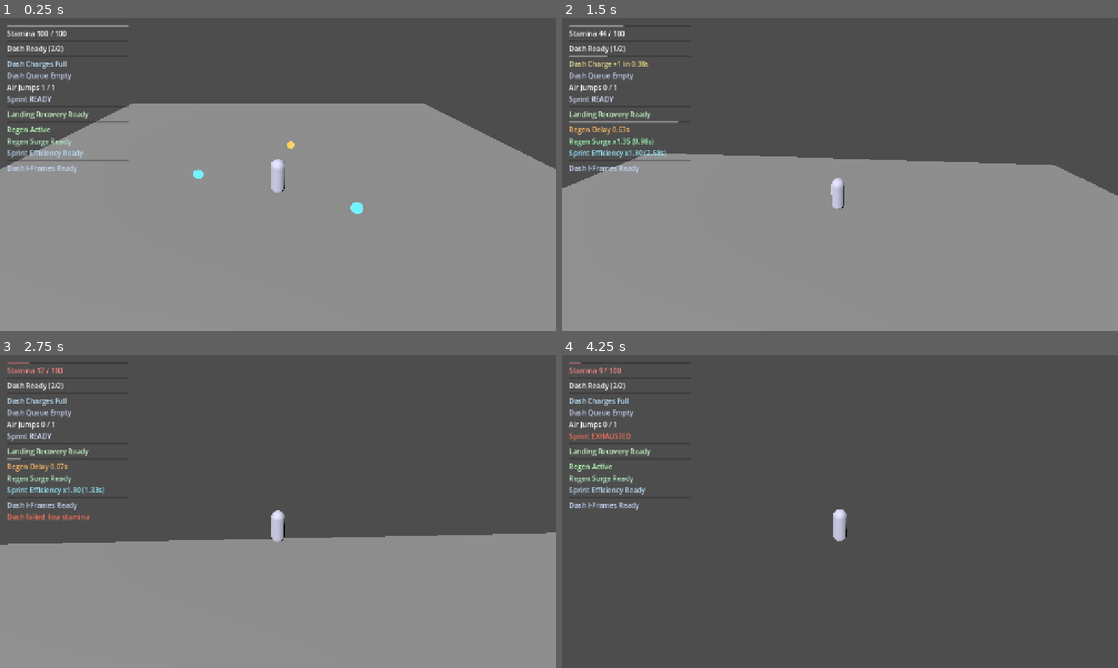
Above: before the commit, frames 1-4 (two rows, left to right).
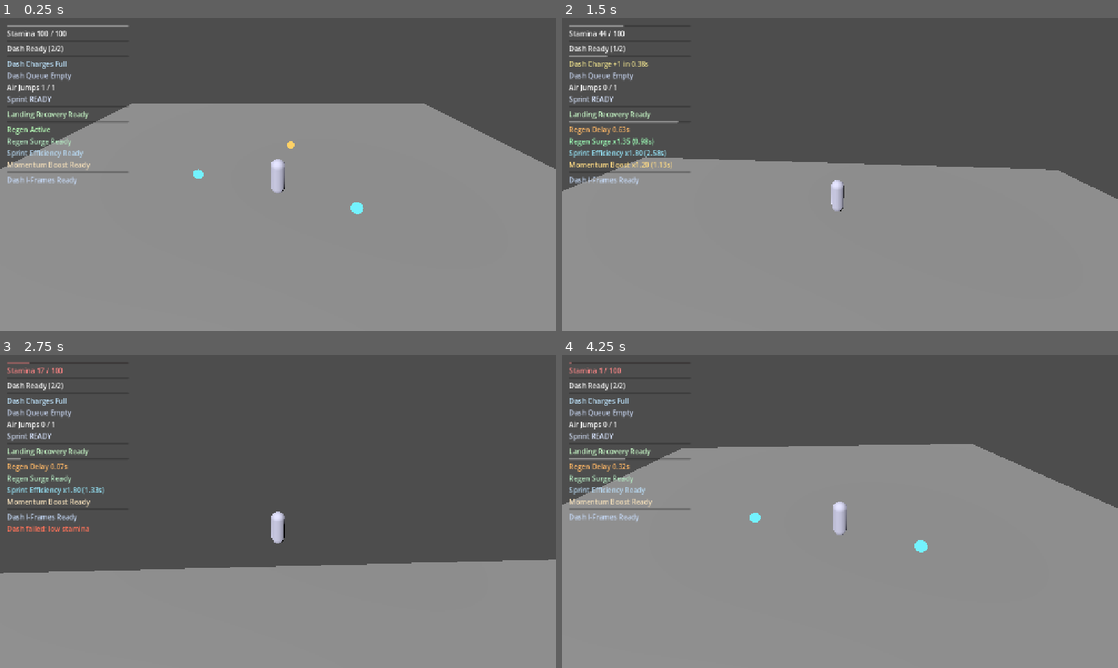
Above: after the commit, the same moments.

Repository: thegoatleroyjenkins/arpg-game
Game: Godot game, scene res://prototype3d/main_3d.tscn
Two runs of this game, one before a commit and one after it. Both use one fixed random seed, a clock stepped at 60 frames per second and the inputs below. This scene is started directly instead of the project's main scene.
Inputs (mouse positions are in pixels of both pictures, inside the frame that each line leads up to):
- Up to frame 1 (0.25 s): no input
- Up to frame 2 (1.5 s): tap Enter (ui_accept) at 0.5 s; move the mouse to (867, 174) at 0.52 s; hold Shift (sprint) 0.53-1.28 s; hold W (move_up) from 0.53 s (still down); tap Q (dash) at 0.6 s; tap Space (jump) at 0.77, 1.07 s; move the mouse to (812, 174) at 1.27 s; tap Shift (sprint) at 1.35 s
- Up to frame 3 (2.75 s): keep holding W (move_up); tap Space (jump) at 1.52, 1.55, 1.82, 2.1 s; move the mouse to (289, 505) at 2.02 s; tap Q (dash) at 2.3 s
- Up to frame 4 (4.25 s): keep holding W (move_up); move the mouse to (834, 517) at 2.77 s; click (834, 517) at 2.85 s; tap Space (jump) at 3.02, 3.32, 3.77, 3.8, 4.07 s; tap Shift (sprint) at 3.05 s; move the mouse to (878, 514) at 3.52 s; tap R (camera_recenter) at 3.6 s

The runs differ from the first frame. In frame 1, 0.6% of the frame differs, in the area x 1-23%, y 45-54%; in frame 2, 1.9%; in frame 3, 9.5%; in frame 4, 66%, in the area x 0-100%, y 2-100%.

Commit message:
Add data-driven stamina orb momentum boost for 3D prototype

Diff:
--- a/prototype3d/main_3d.tscn
+++ b/prototype3d/main_3d.tscn
@@ -176,6 +176,10 @@
 layout_mode = 2
 text = "Sprint Efficiency Ready"
 
+[node name="MoveSpeedBoostLabel" type="Label" parent="StaminaHud/MarginContainer/VBoxContainer"]
+layout_mode = 2
+text = "Momentum Boost Ready"
+
 [node name="DashInvulnerabilityBar" type="ProgressBar" parent="StaminaHud/MarginContainer/VBoxContainer"]
 layout_mode = 2
 max_value = 0.12
--- a/prototype3d/player_3d.gd
+++ b/prototype3d/player_3d.gd
@@ -22,6 +22,7 @@
 signal dash_invulnerability_changed(remaining: float, max_value: float)
 signal stamina_regen_boost_changed(remaining: float, max_value: float, multiplier: float)
 signal sprint_efficiency_boost_changed(remaining: float, max_value: float, multiplier: float)
+signal move_speed_boost_changed(remaining: float, max_value: float, multiplier: float)
 
 var look_target: Vector3
 var respawn_position: Vector3
@@ -53,6 +54,9 @@
 var sprint_efficiency_boost_left: float = 0.0
 var sprint_efficiency_boost_max: float = 0.0
 var sprint_efficiency_boost_multiplier: float = 1.0
+var move_speed_boost_left: float = 0.0
+var move_speed_boost_max: float = 0.0
+var move_speed_boost_multiplier: float = 1.0
 var dash_trail_spawn_left: float = 0.0
 var sprinting_now: bool = false
 var camera_orbit_yaw: float = 0.0
@@ -88,6 +92,7 @@
 	_emit_dash_invulnerability_changed()
 	_emit_stamina_regen_boost_changed()
 	_emit_sprint_efficiency_boost_changed()
+	_emit_move_speed_boost_changed()
 	Input.set_mouse_mode(Input.MOUSE_MODE_CAPTURED)
 
 func _unhandled_input(event: InputEvent) -> void:
@@ -127,6 +132,12 @@
 			sprint_efficiency_boost_multiplier = 1.0
 			sprint_efficiency_boost_max = 0.0
 		_emit_sprint_efficiency_boost_changed()
+	if move_speed_boost_left > 0.0:
+		move_speed_boost_left = max(0.0, move_speed_boost_left - delta)
+		if move_speed_boost_left <= 0.0:
+			move_speed_boost_multiplier = 1.0
+			move_speed_boost_max = 0.0
+		_emit_move_speed_boost_changed()
 	_update_dash_invulnerability_visual(delta)
 
 	_handle_fall_reset_if_needed()
@@ -278,7 +289,8 @@
 		if low_stamina_threshold > 0.0 and stamina_ratio < low_stamina_threshold and not is_sprinting:
 			var fatigue_t: float = (low_stamina_threshold - stamina_ratio) / low_stamina_threshold
 			low_stamina_move_multiplier = lerpf(1.0, low_stamina_min_multiplier, clamp(fatigue_t, 0.0, 1.0))
-		var speed := tuning.move_speed * sprint_multiplier * low_stamina_move_multiplier
+		var move_speed_multiplier: float = move_speed_boost_multiplier if move_speed_boost_left > 0.0 else 1.0
+		var speed := tuning.move_speed * sprint_multiplier * low_stamina_move_multiplier * move_speed_multiplier
 		var target_velocity := move_dir * speed
 		var control_scale := 1.0 if is_on_floor() else tuning.air_control
 		var accel := tuning.ground_acceleration * control_scale
@@ -839,6 +851,18 @@
 	_emit_sprint_efficiency_boost_changed()
 	return max(0.0, sprint_efficiency_boost_left - previous_remaining)
 
+func apply_move_speed_boost(duration: float, multiplier: float) -> float:
+	var clamped_duration: float = max(0.0, duration)
+	var clamped_multiplier: float = max(1.0, multiplier)
+	if clamped_duration <= 0.0 or clamped_multiplier <= 1.0:
+		return 0.0
+	var previous_remaining: float = move_speed_boost_left
+	move_speed_boost_left = max(move_speed_boost_left, clamped_duration)
+	move_speed_boost_max = max(move_speed_boost_max, move_speed_boost_left)
+	move_speed_boost_multiplier = max(move_speed_boost_multiplier, clamped_multiplier)
+	_emit_move_speed_boost_changed()
+	return max(0.0, move_speed_boost_left - previous_remaining)
+
 func restore_air_jumps(count: int) -> int:
 	var grant_count: int = max(0, count)
 	if grant_count <= 0:
@@ -928,3 +952,6 @@
 
 func _emit_sprint_efficiency_boost_changed() -> void:
 	sprint_efficiency_boost_changed.emit(sprint_efficiency_boost_left, max(0.01, sprint_efficiency_boost_max), max(1.0, sprint_efficiency_boost_multiplier))
+
+func _emit_move_speed_boost_changed() -> void:
+	move_speed_boost_changed.emit(move_speed_boost_left, max(0.01, move_speed_boost_max), max(1.0, move_speed_boost_multiplier))
--- a/prototype3d/stamina_hud_3d.gd
+++ b/prototype3d/stamina_hud_3d.gd
@@ -17,6 +17,7 @@
 @onready var stamina_regen_delay_label: Label = $MarginContainer/VBoxContainer/StaminaRegenDelayLabel
 @onready var stamina_regen_boost_label: Label = $MarginContainer/VBoxContainer/StaminaRegenBoostLabel
 @onready var sprint_efficiency_boost_label: Label = $MarginContainer/VBoxContainer/SprintEfficiencyBoostLabel
+@onready var move_speed_boost_label: Label = get_node_or_null("MarginContainer/VBoxContainer/MoveSpeedBoostLabel") as Label
 @onready var dash_invulnerability_bar: ProgressBar = $MarginContainer/VBoxContainer/DashInvulnerabilityBar
 @onready var dash_invulnerability_label: Label = $MarginContainer/VBoxContainer/DashInvulnerabilityLabel
 @onready var stamina_warning_label: Label = $MarginContainer/VBoxContainer/StaminaWarningLabel
@@ -74,6 +75,9 @@
 		return
 	if not player.has_signal("sprint_efficiency_boost_changed"):
 		push_warning("StaminaHud3D target does not expose sprint_efficiency_boost_changed signal")
+		return
+	if not player.has_signal("move_speed_boost_changed"):
+		push_warning("StaminaHud3D target does not expose move_speed_boost_changed signal")
 		return
 
 	player.stamina_changed.connect(_on_stamina_changed)
@@ -89,6 +93,7 @@
 	player.dash_invulnerability_changed.connect(_on_dash_invulnerability_changed)
 	player.stamina_regen_boost_changed.connect(_on_stamina_regen_boost_changed)
 	player.sprint_efficiency_boost_changed.connect(_on_sprint_efficiency_boost_changed)
+	player.move_speed_boost_changed.connect(_on_move_speed_boost_changed)
 	var current_stamina := float(player.get("stamina"))
 	var current_dash_cooldown := float(player.call("_next_dash_ready_remaining"))
 	var current_dash_charge_recharge := float(player.get("dash_charge_recharge_left"))
@@ -104,6 +109,9 @@
 	var current_sprint_efficiency_boost := float(player.get("sprint_efficiency_boost_left"))
 	var current_sprint_efficiency_boost_max := float(player.get("sprint_efficiency_boost_max"))
 	var current_sprint_efficiency_boost_multiplier := float(player.get("sprint_efficiency_boost_multiplier"))
+	var current_move_speed_boost := float(player.get("move_speed_boost_left"))
+	var current_move_speed_boost_max := float(player.get("move_speed_boost_max"))
+	var current_move_speed_boost_multiplier := float(player.get("move_speed_boost_multiplier"))
 	var tuning_resource: Resource = player.get("tuning")
 	var max_stamina := 100.0
 	var max_dash_cooldown := 1.0
@@ -128,6 +136,13 @@
 			low_stamina_warning_ratio = clamp(float(tuning_resource.get("low_stamina_warning_ratio")), 0.0, 1.0)
 			low_stamina_pulse_speed = max(0.01, float(tuning_resource.get("low_stamina_pulse_speed")))
 			hard_landing_dash_cancel_window = max(0.0, float(tuning_resource.get("hard_landing_dash_cancel_window")))
+	if move_speed_boost_label == null:
+		var vbox: VBoxContainer = $MarginContainer/VBoxContainer
+		move_speed_boost_label = Label.new()
+		move_speed_boost_label.name = "MoveSpeedBoostLabel"
+		move_speed_boost_label.text = "Momentum Boost Ready"
+		vbox.add_child(move_speed_boost_label)
+		vbox.move_child(move_speed_boost_label, sprint_efficiency_boost_label.get_index() + 1)
 	stamina_warning_label.visible = false
 	stamina_warning_label.modulate = Color(1.0, 0.45, 0.35)
 	set_process(true)
@@ -142,6 +157,7 @@
 	_on_stamina_regen_delay_changed(current_stamina_regen_delay, max_stamina_regen_delay)
 	_on_stamina_regen_boost_changed(current_stamina_regen_boost, max(0.01, current_stamina_regen_boost_max), max(1.0, current_stamina_regen_boost_multiplier))
 	_on_sprint_efficiency_boost_changed(current_sprint_efficiency_boost, max(0.01, current_sprint_efficiency_boost_max), max(1.0, current_sprint_efficiency_boost_multiplier))
+	_on_move_speed_boost_changed(current_move_speed_boost, max(0.01, current_move_speed_boost_max), max(1.0, current_move_speed_boost_multiplier))
 	_on_dash_invulnerability_changed(current_dash_invulnerability, max_dash_invulnerability)
 
 func _process(delta: float) -> void:
@@ -265,6 +281,17 @@
 		sprint_efficiency_boost_label.text = "Sprint Efficiency Ready"
 		sprint_efficiency_boost_label.modulate = Color(0.72, 0.85, 0.95)
 
+func _on_move_speed_boost_changed(remaining: float, _max_value: float, multiplier: float) -> void:
+	if move_speed_boost_label == null:
+		return
+	var clamped_remaining: float = max(0.0, remaining)
+	if clamped_remaining > 0.01:
+		move_speed_boost_label.text = "Momentum Boost x%.2f (%.2fs)" % [max(1.0, multiplier), clamped_remaining]
+		move_speed_boost_label.modulate = Color(1.0, 0.86, 0.52)
+	else:
+		move_speed_boost_label.text = "Momentum Boost Ready"
+		move_speed_boost_label.modulate = Color(0.94, 0.86, 0.72)
+
 func _on_dash_invulnerability_changed(remaining: float, max_value: float) -> void:
 	dash_invulnerability_bar.max_value = max(0.01, max_value)
 	dash_invulnerability_bar.value = clamp(remaining, 0.0, dash_invulnerability_bar.max_value)
--- a/prototype3d/stamina_pickup_3d.gd
+++ b/prototype3d/stamina_pickup_3d.gd
@@ -35,6 +35,10 @@
 @export var sprint_efficiency_boost_duration: float = 2.4
 @export_range(1.0, 4.0, 0.05) var sprint_efficiency_boost_multiplier: float = 1.5
 
+@export_group("Momentum Boost")
+@export var move_speed_boost_duration: float = 1.75
+@export_range(1.0, 3.0, 0.05) var move_speed_boost_multiplier: float = 1.2
+
 @export_group("Line of Sight")
 @export var magnet_requires_line_of_sight: bool = true
 @export_flags_3d_physics var magnet_line_of_sight_collision_mask: int = 1
@@ -122,7 +126,8 @@
 	var wants_dash_recovery: bool = _target_needs_dash_recovery(target, min_collect_missing_dash_ratio)
 	var wants_air_jump_recovery: bool = _target_needs_air_jump_recovery(target, min_collect_missing_air_jump_ratio)
 	var wants_sprint_efficiency_boost: bool = _target_needs_sprint_efficiency_boost(target)
-	if not wants_stamina and not wants_dash_recovery and not wants_air_jump_recovery and not wants_sprint_efficiency_boost:
+	var wants_move_speed_boost: bool = _target_needs_move_speed_boost(target)
+	if not wants_stamina and not wants_dash_recovery and not wants_air_jump_recovery and not wants_sprint_efficiency_boost and not wants_move_speed_boost:
 		return
 
 	var restored: float = 0.0
@@ -145,7 +150,11 @@
 	if wants_sprint_efficiency_boost and sprint_efficiency_boost_duration > 0.0 and sprint_efficiency_boost_multiplier > 1.0 and target.has_method("apply_sprint_efficiency_boost"):
 		sprint_efficiency_boost_applied = float(target.call("apply_sprint_efficiency_boost", sprint_efficiency_boost_duration, sprint_efficiency_boost_multiplier))
 
-	if restored <= 0.0 and dash_recovered <= 0.0 and air_jumps_recovered <= 0 and regen_boost_applied <= 0.0 and sprint_efficiency_boost_applied <= 0.0:
+	var move_speed_boost_applied: float = 0.0
+	if wants_move_speed_boost and move_speed_boost_duration > 0.0 and move_speed_boost_multiplier > 1.0 and target.has_method("apply_move_speed_boost"):
+		move_speed_boost_applied = float(target.call("apply_move_speed_boost", move_speed_boost_duration, move_speed_boost_multiplier))
+
+	if restored <= 0.0 and dash_recovered <= 0.0 and air_jumps_recovered <= 0 and regen_boost_applied <= 0.0 and sprint_efficiency_boost_applied <= 0.0 and move_speed_boost_applied <= 0.0:
 		return
 	_deactivate()
 
@@ -319,6 +328,16 @@
 	var remaining: float = float(player.get("sprint_efficiency_boost_left"))
 	return remaining <= 0.01
 
+func _target_needs_move_speed_boost(player: Node3D) -> bool:
+	if move_speed_boost_duration <= 0.0 or move_speed_boost_multiplier <= 1.0:
+		return false
+	if not player.has_method("apply_move_speed_boost"):
+		return false
+	if not player.has_method("get"):
+		return true
+	var remaining: float = float(player.get("move_speed_boost_left"))
+	return remaining <= 0.01
+
 func _get_target_missing_stamina_ratio(player: Node3D) -> float:
 	var current_stamina: float = float(player.get("stamina"))
 	var tuning: Resource = player.get("tuning")
--- a/prototype3d/stamina_pickup_profile_3d.gd
+++ b/prototype3d/stamina_pickup_profile_3d.gd
@@ -37,6 +37,10 @@
 @export var sprint_efficiency_boost_duration: float = 2.4
 @export_range(1.0, 4.0, 0.05) var sprint_efficiency_boost_multiplier: float = 1.5
 
+@export_group("Momentum Boost")
+@export var move_speed_boost_duration: float = 1.75
+@export_range(1.0, 3.0, 0.05) var move_speed_boost_multiplier: float = 1.2
+
 @export_group("Line of Sight")
 @export var magnet_requires_line_of_sight: bool = true
 @export_flags_3d_physics var magnet_line_of_sight_collision_mask: int = 1
Not shown, changed: README.md
